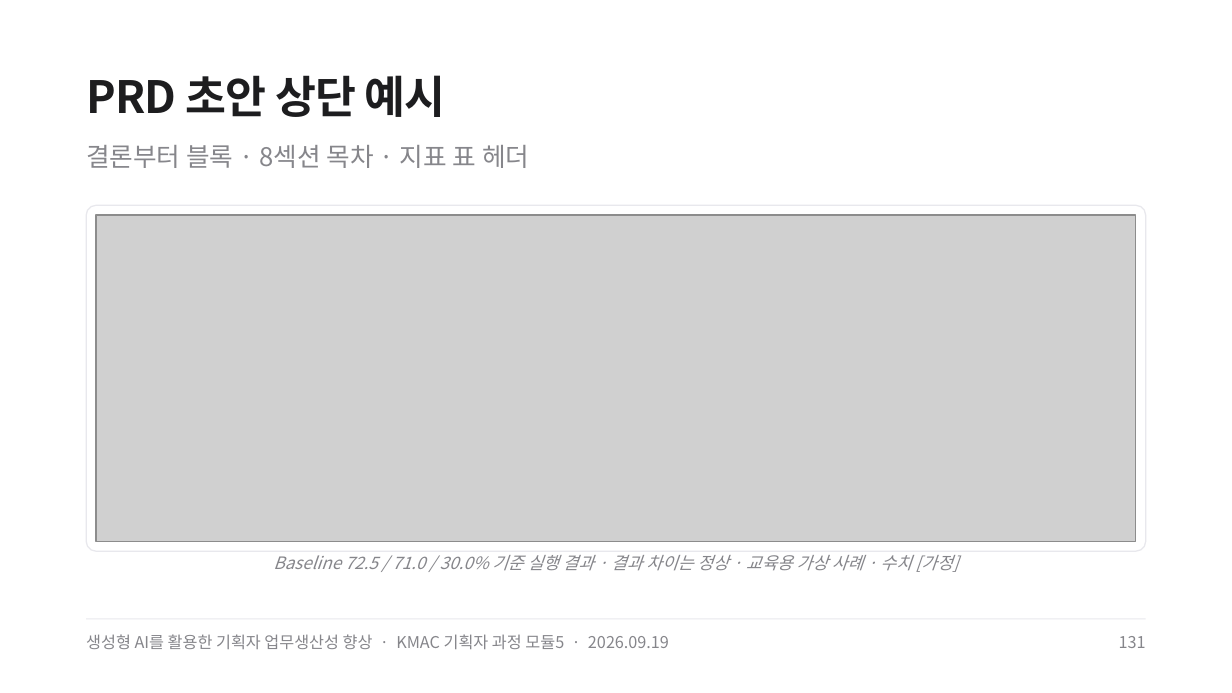
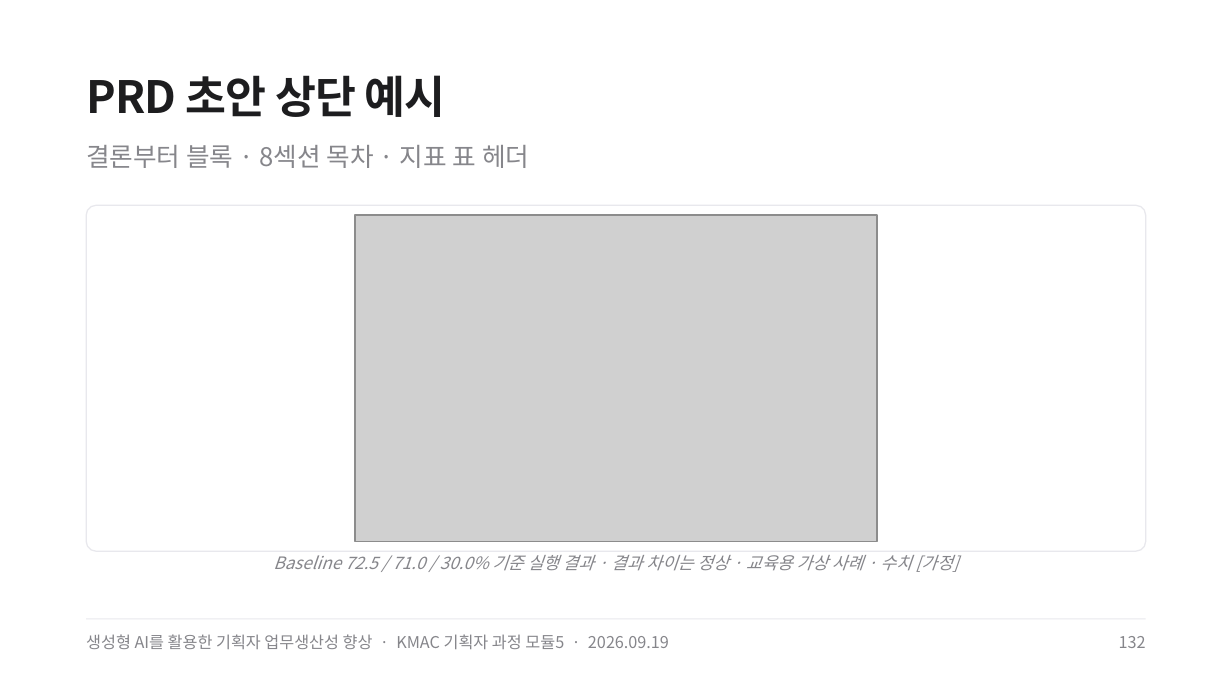
Before and after one commit to smilesjcha/ai-native-pm, a slide deck: slide 132 of projects/26Q3_AI-Native-PM/assets/pptx/kmac-m5-ai-pm-productivity-20260919-dist.pptx (slide 131 before the commit). Drawn at 1232x693 pixels with LibreOffice and Linux fonts; fonts in the diff are those of the drawing; grey boxes stand for pictures. Boxes give left, top, right and bottom in pixels: in the first picture for what was removed or moved away, otherwise in the second. Text is boxed around its words. In the diff, an @@ line names an element or a change of style, - is before the commit and + after.

```diff
--- a/projects/26Q3_AI-Native-PM/assets/pptx/kmac-m5-ai-pm-productivity-20260919-dist.pptx
+++ b/projects/26Q3_AI-Native-PM/assets/pptx/kmac-m5-ai-pm-productivity-20260919-dist.pptx
@@ picture: place and size @@
-picture at bbox=[96, 216, 1136, 542]
+picture at bbox=[355, 216, 877, 542]
@@ text at bbox=[1119, 636, 1146, 648]: text changed @@
-131
+132
```
Also in this commit, not shown: 237 other slides changed, 3 slides added, 8 other files.
